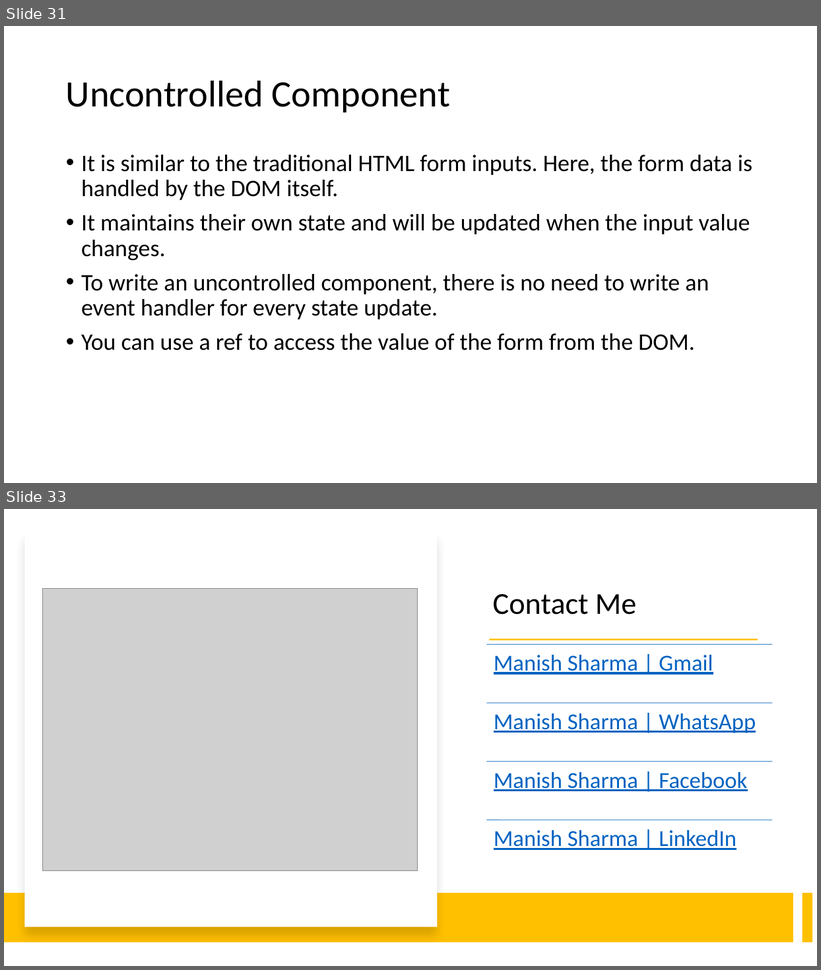
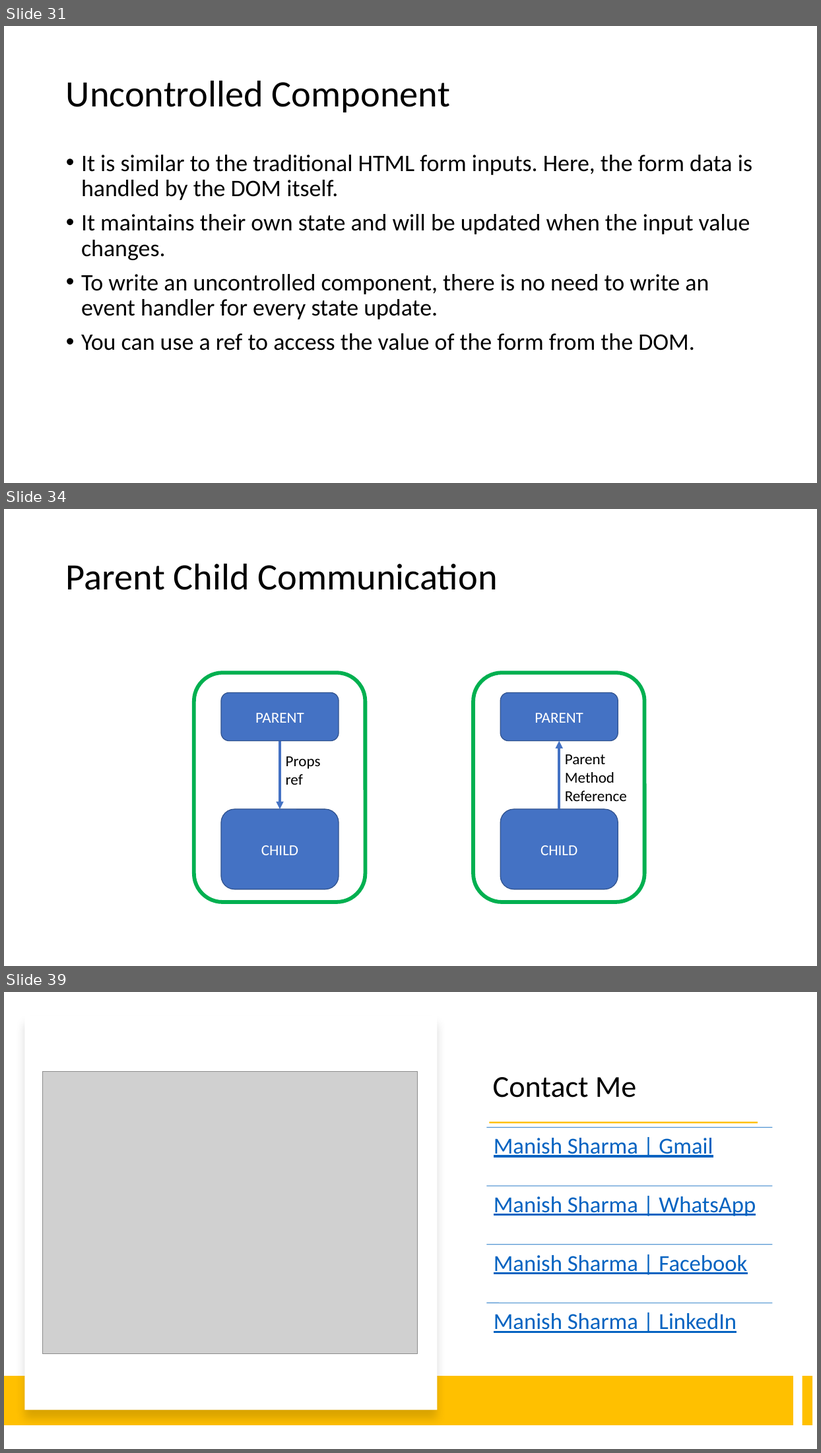
Before and after one commit to rath321/react-training-aug, a slide deck: Notes/React.pptx. Shown one above the other, each under a label of ours: slides 31 and 33 before the commit, slides 31, 34 and 39 after it; the slides between them are not shown. The pictures are 821x970 and 821x1453 pixels, drawn with LibreOffice and Linux fonts; fonts in the diff are those of the drawing; grey boxes stand for pictures. Boxes give left, top, right and bottom in pixels: in the first picture for what was removed or moved away, otherwise in the second. Text is boxed around its words. In the diff, an @@ line names an element or a change of style, - is before the commit and + after.

```diff
--- a/Notes/React.pptx
+++ b/Notes/React.pptx
@@ slide 34 added at bbox=[4, 509, 817, 966], background #FFFFFF @@
@@ title added at bbox=[66, 563, 498, 590], 44 pt, text #000000 @@
+Parent Child Communication
@@ rounded rectangle added at bbox=[194, 673, 366, 902], fill #FFFFFF, outline #00B050 4.5 pt @@
@@ rounded rectangle added at bbox=[474, 673, 645, 902], fill #FFFFFF, outline #00B050 4.5 pt @@
@@ rounded rectangle added at bbox=[221, 692, 339, 741], fill #4472C4, outline #325491 1 pt, 18 pt, text #FFFFFF @@
+PARENT
@@ rounded rectangle added at bbox=[500, 692, 618, 741], fill #4472C4, outline #325491 1 pt, 18 pt, text #FFFFFF @@
+PARENT
@@ arrow added from (280, 741) to (280, 810), #4472C4 3 pt @@
@@ arrow added from (559, 810) to (559, 741), #4472C4 3 pt @@
@@ text added at bbox=[286, 757, 321, 785], 18 pt, text #000000 @@
+Props
+ref
@@ text added at bbox=[565, 755, 627, 801], 18 pt, text #000000 @@
+Parent
+Method
+Reference
@@ rounded rectangle added at bbox=[221, 810, 339, 890], fill #4472C4, outline #325491 1 pt, 18 pt, text #FFFFFF @@
+CHILD
@@ rounded rectangle added at bbox=[500, 810, 618, 890], fill #4472C4, outline #325491 1 pt, 18 pt, text #FFFFFF @@
+CHILD
@@ what was slide 33 is now slide 39 @@
```
Also in this commit, not shown: 5 other slides added, 2 other files.
